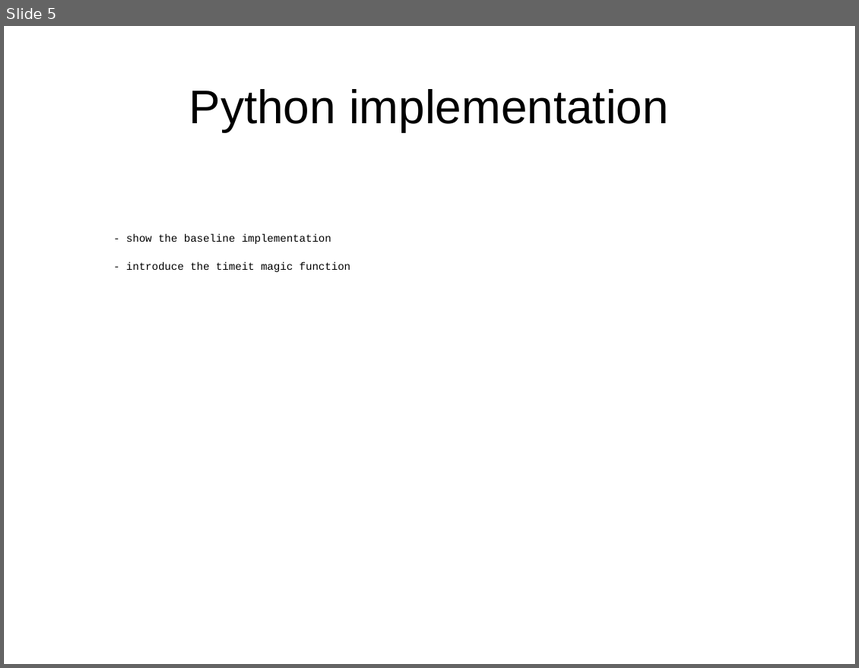
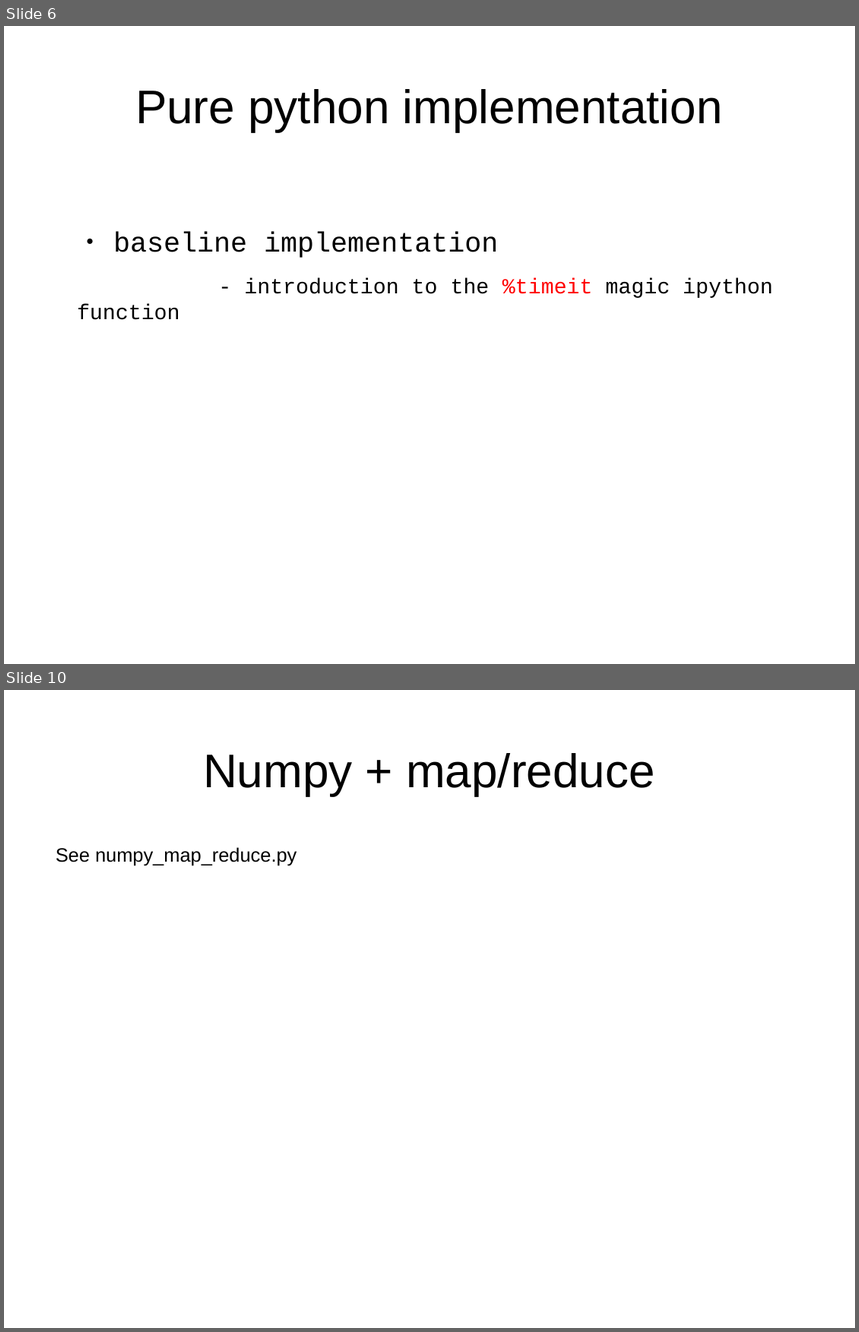
Before and after one commit to mherkazandjian/python_optimization_demo, a slide deck: 2017-10-11-developer_workshop_4_hans_on_optmization_with_python.odp. Shown one above the other, each under a label of ours: slide 5 before the commit, slides 6 and 10 after it; the slides between them are not shown. The pictures are 859x668 and 859x1332 pixels, drawn with LibreOffice and Linux fonts; fonts in the diff are those of the drawing. Boxes give left, top, right and bottom in pixels: in the first picture for what was removed or moved away, otherwise in the second. Text is boxed around its words. In the diff, an @@ line names an element or a change of style, - is before the commit and + after.

Commit message:
clean pure python example
add example to the notebook

```diff
--- a/2017-10-11-developer_workshop_4_hans_on_optmization_with_python.odp
+++ b/2017-10-11-developer_workshop_4_hans_on_optmization_with_python.odp
@@ slide 10 added at [4, 690, 855, 1328], background #FFFFFF @@
@@ title added at [203, 753, 655, 796], 44 pt, text #000000 @@
+Numpy + map/reduce
@@ text added at [56, 847, 297, 866], 18 pt, text #000000 @@
+See numpy_map_reduce.py
@@ what was slide 5 is now slide 6 @@
@@ slide 6 changed as well @@
@@ title at [135, 89, 723, 132]: text changed @@
-Python implementation
+Pure python implementation
@@ text at [77, 232, 773, 320]: text changed; size 10 to 20 pt @@
-- show the baseline implementation
-- introduce the timeit magic function
+● baseline implementation
+- introduction to the %timeit magic ipython function
```
Also in this commit, not shown: 5 other slides changed, 10 other slides added, 1 slide removed, 7 other files.
